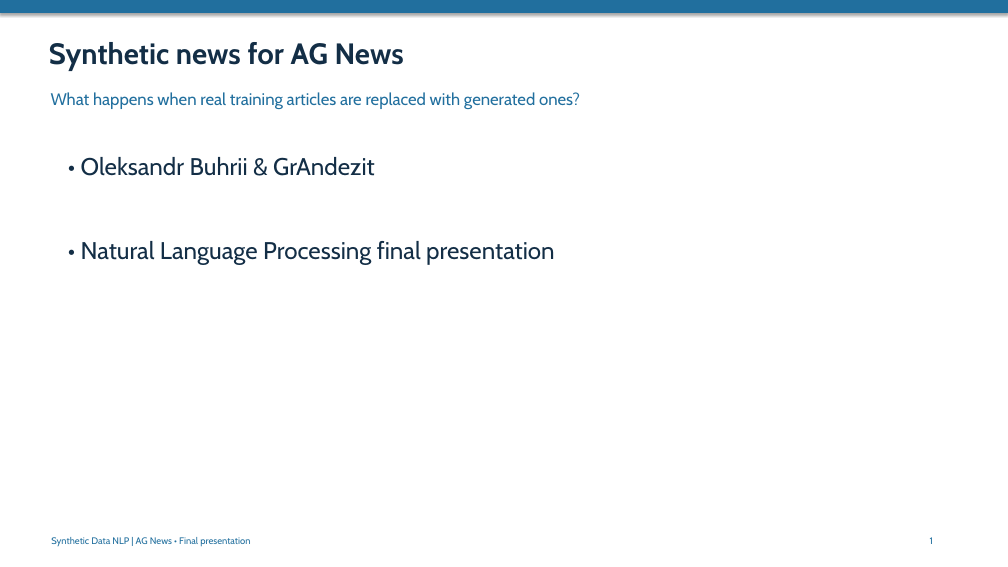
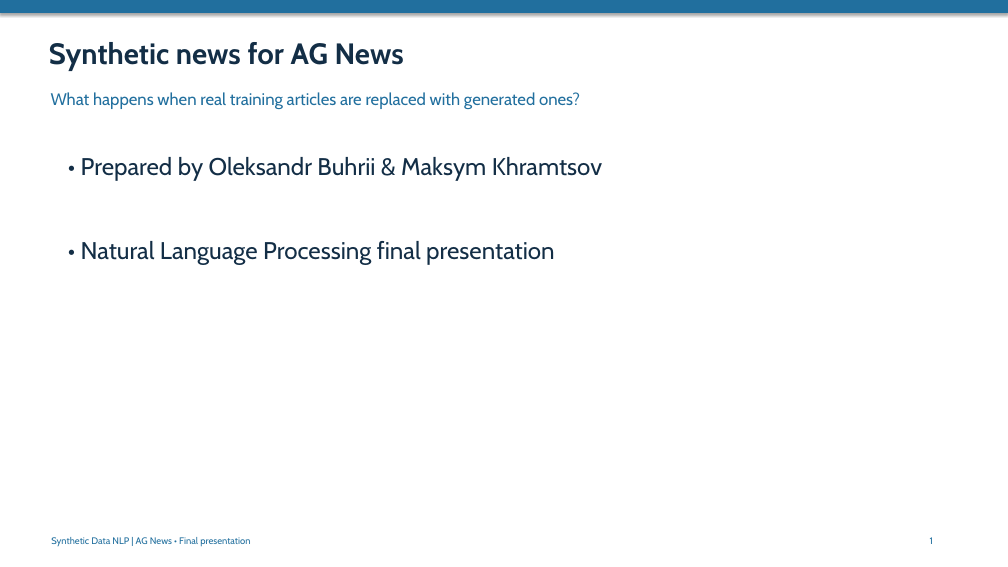
Before and after one commit to Arkasasha/Synthetic-Data-NLP_Lab-4_3rd-course-, a slide deck: slide 1 of presentation/final_presentation.pptx. Drawn at 1008x567 pixels with LibreOffice and Linux fonts; fonts in the diff are those of the drawing. Boxes give left, top, right and bottom in pixels: in the first picture for what was removed or moved away, otherwise in the second. Text is boxed around its words. In the diff, an @@ line names an element or a change of style, - is before the commit and + after.

```diff
--- a/presentation/final_presentation.pptx
+++ b/presentation/final_presentation.pptx
@@ text at (81,157,602,181): text changed @@
-• Oleksandr Buhrii & GrAndezit
+• Prepared by Oleksandr Buhrii & Maksym Khramtsov
```
Also in this commit, not shown: 1 other slide changed, 4 other files.
